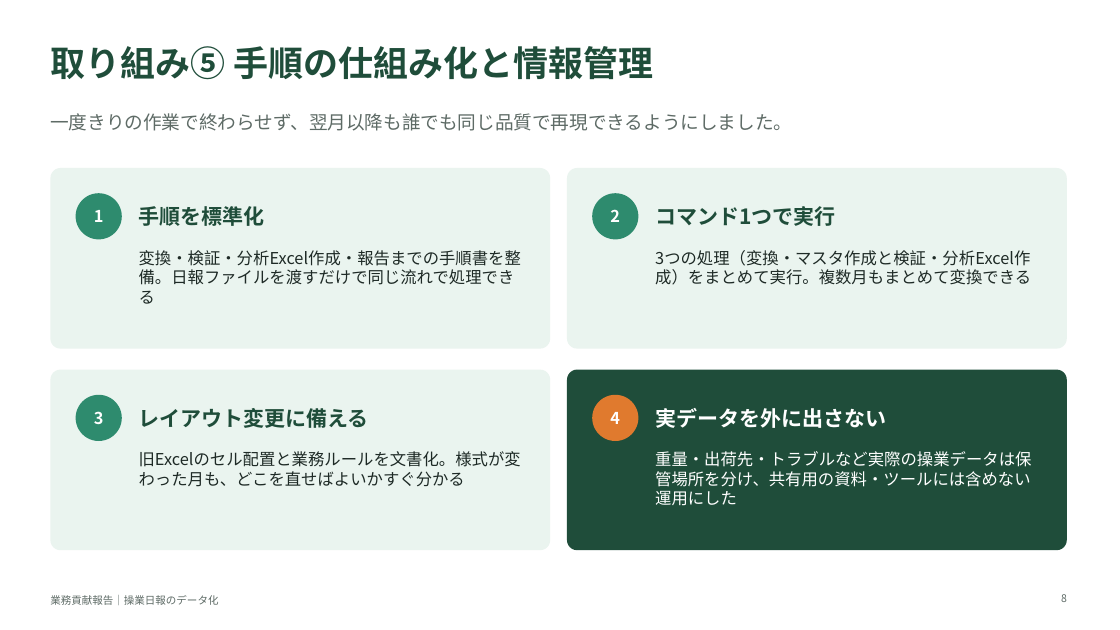
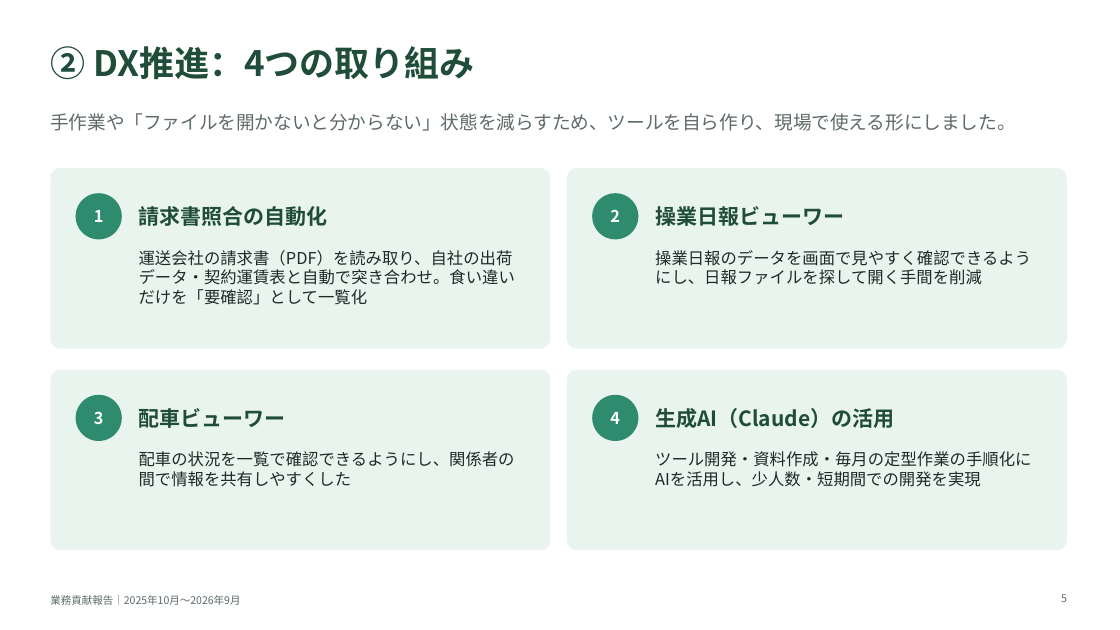
Before and after one commit to kahopapa2010/goodjob, a slide deck: slide 5 of 業務貢献報告書.pptx (slide 8 before the commit). Drawn at 1120x630 pixels with LibreOffice and Linux fonts; fonts in the diff are those of the drawing. Boxes give left, top, right and bottom in pixels: in the first picture for what was removed or moved away, otherwise in the second. Text is boxed around its words. In the diff, an @@ line names an element or a change of style, - is before the commit and + after.

```diff
--- a/業務貢献報告書.pptx
+++ b/業務貢献報告書.pptx
@@ title at bbox=[50, 46, 475, 80]: text changed @@
-取り組み⑤ 手順の仕組み化と情報管理
+② DX推進：4つの取り組み
@@ text at bbox=[50, 113, 1015, 131]: text changed @@
-一度きりの作業で終わらせず、翌月以降も誰でも同じ品質で再現できるようにしました。
+手作業や「ファイルを開かないと分からない」状態を減らすため、ツールを自ら作り、現場で使える形にしました。
@@ text at bbox=[139, 206, 328, 226]: text changed @@
-手順を標準化
+請求書照合の自動化
@@ text at bbox=[655, 206, 844, 226]: text changed @@
-コマンド1つで実行
+操業日報ビューワー
@@ text at bbox=[139, 250, 515, 305]: text changed @@
-変換・検証・分析Excel作成・報告までの手順書を整備。日報ファイルを渡すだけで同じ流れで処理できる
+運送会社の請求書（PDF）を読み取り、自社の出荷データ・契約運賃表と自動で突き合わせ。食い違いだけを「要確認」として一覧化
@@ text at bbox=[655, 250, 1031, 285]: text changed @@
-3つの処理（変換・マスタ作成と検証・分析Excel作成）をまとめて実行。複数月もまとめて変換できる
+操業日報のデータを画面で見やすく確認できるようにし、日報ファイルを探して開く手間を削減
@@ rounded rectangle at bbox=[567, 370, 1067, 550]: fill #1F4D3A to #EAF4EF @@
@@ text at bbox=[139, 408, 286, 428]: text changed @@
-レイアウト変更に備える
+配車ビューワー
@@ ellipse at bbox=[592, 395, 639, 441]: fill #E07A2E to #2E8B6E @@
@@ text at bbox=[655, 408, 894, 428]: text changed; text colour #FFFFFF to #1F4D3A @@
-実データを外に出さない
+生成AI（Claude）の活用
@@ text at bbox=[139, 451, 515, 487]: text changed @@
-旧Excelのセル配置と業務ルールを文書化。様式が変わった月も、どこを直せばよいかすぐ分かる
+配車の状況を一覧で確認できるようにし、関係者の間で情報を共有しやすくした
@@ text at bbox=[655, 451, 1031, 487]: text changed; text colour #FFFFFF to #1E2A26 @@
-重量・出荷先・トラブルなど実際の操業データは保管場所を分け、共有用の資料・ツールには含めない運用にした
+ツール開発・資料作成・毎月の定型作業の手順化にAIを活用し、少人数・短期間での開発を実現
@@ text at bbox=[50, 595, 240, 605]: text changed @@
-業務貢献報告｜操業日報のデータ化
+業務貢献報告｜2025年10月〜2026年9月
@@ page number at bbox=[1061, 594, 1067, 602]: text changed @@
-8
+5
```
Also in this commit, not shown: 1 other slide changed, 5 slides added, 8 slides removed.
